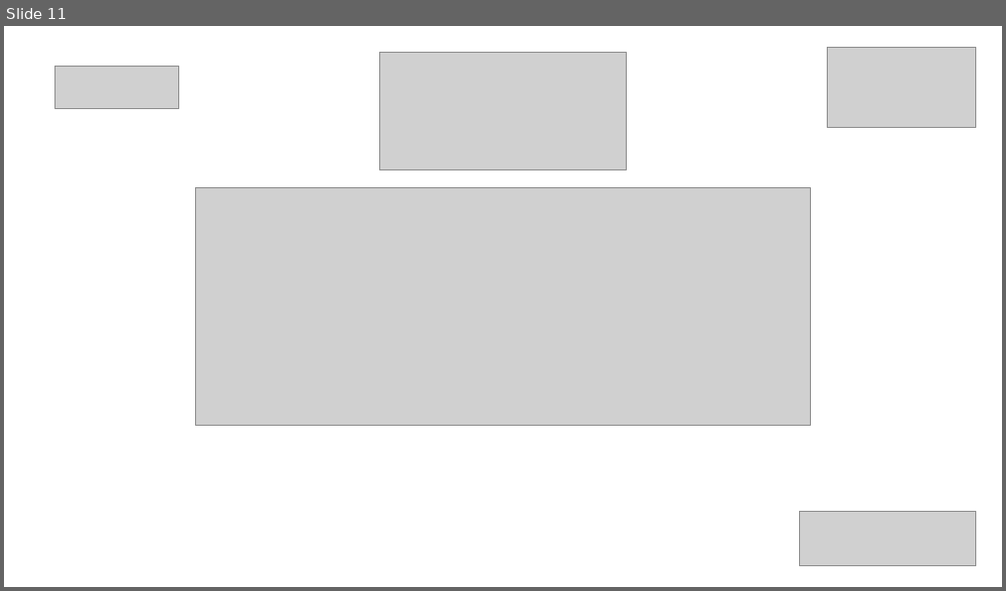
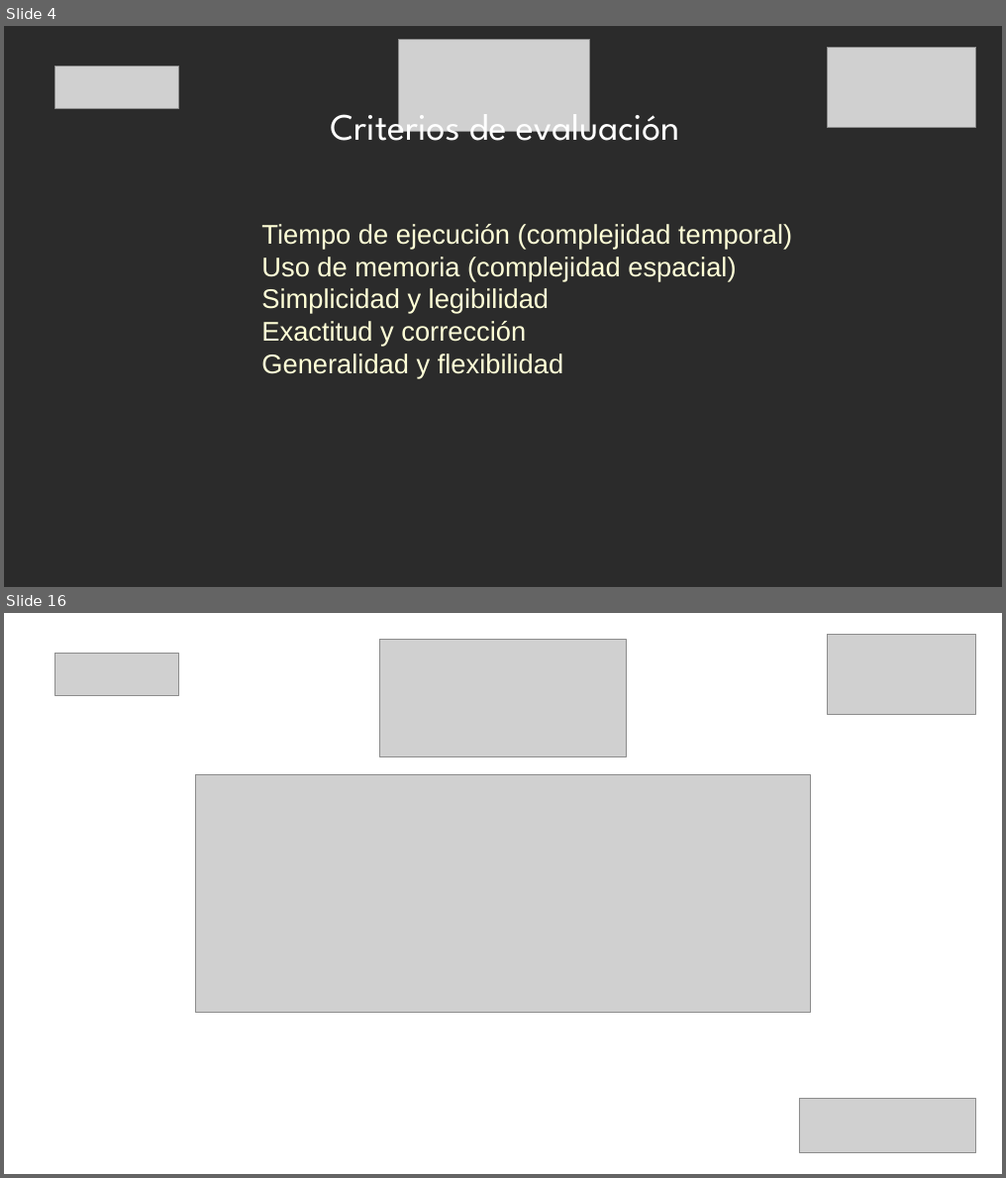
Before and after one commit to jflatorreo/TalentoTech_FullStack, a slide deck: Material pedagógico/Modulo 2/Clase 4/Clase 4 - Modulo 2.pptx. Shown one above the other, each under a label of ours: slide 11 before the commit, slides 4 and 16 after it; the slides between them are not shown. The pictures are 1006x591 and 1006x1178 pixels, drawn with LibreOffice and Linux fonts; fonts in the diff are those of the drawing; grey boxes stand for pictures; background and template pictures are left out; a plain dark background stands for a picture behind light text. Boxes give left, top, right and bottom in pixels: in the first picture for what was removed or moved away, otherwise in the second. Text is boxed around its words. In the diff, an @@ line names an element or a change of style, - is before the commit and + after.

```diff
--- a/Material pedagógico/Modulo 2/Clase 4/Clase 4 - Modulo 2.pptx
+++ b/Material pedagógico/Modulo 2/Clase 4/Clase 4 - Modulo 2.pptx
@@ slide 4 added at box(4, 26, 1002, 587), background picture (left out) @@
@@ picture added at box(399, 40, 590, 131) @@
@@ picture added at box(828, 47, 976, 127) @@
@@ picture added at box(55, 66, 178, 108) @@
@@ text added at box(330, 102, 679, 152), 36 pt, text #FFFFFF @@
+Criterios de evaluación
@@ text added at box(261, 224, 792, 378), 26 pt, text #FFFFD7 @@
+Tiempo de ejecución (complejidad temporal)
+Uso de memoria (complejidad espacial)
+Simplicidad y legibilidad
+Exactitud y corrección
+Generalidad y flexibilidad
@@ what was slide 11 is now slide 16 @@
```
Also in this commit, not shown: 2 slides changed, 11 other slides added, 7 slides removed, 14 other files.
